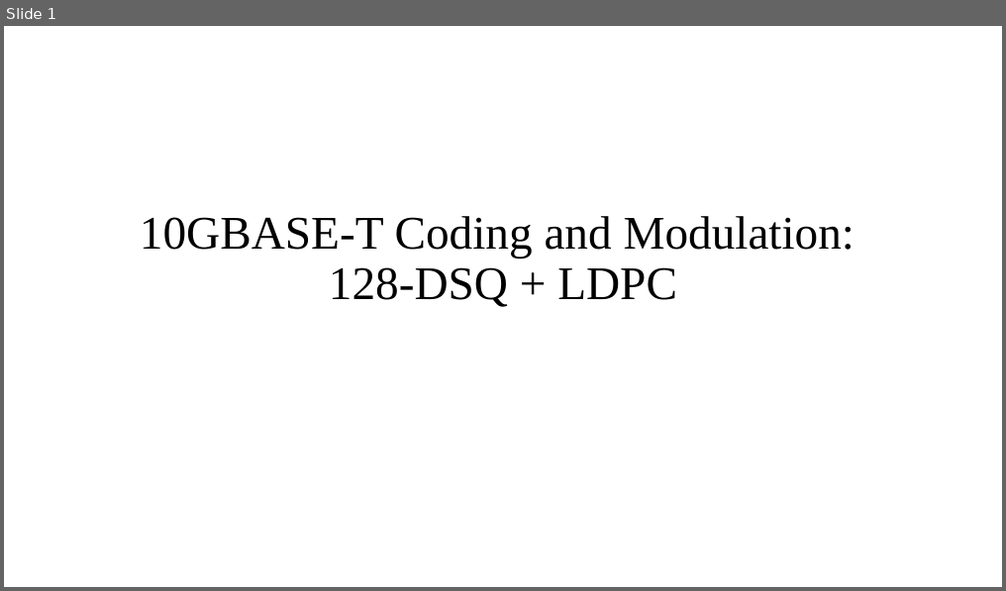
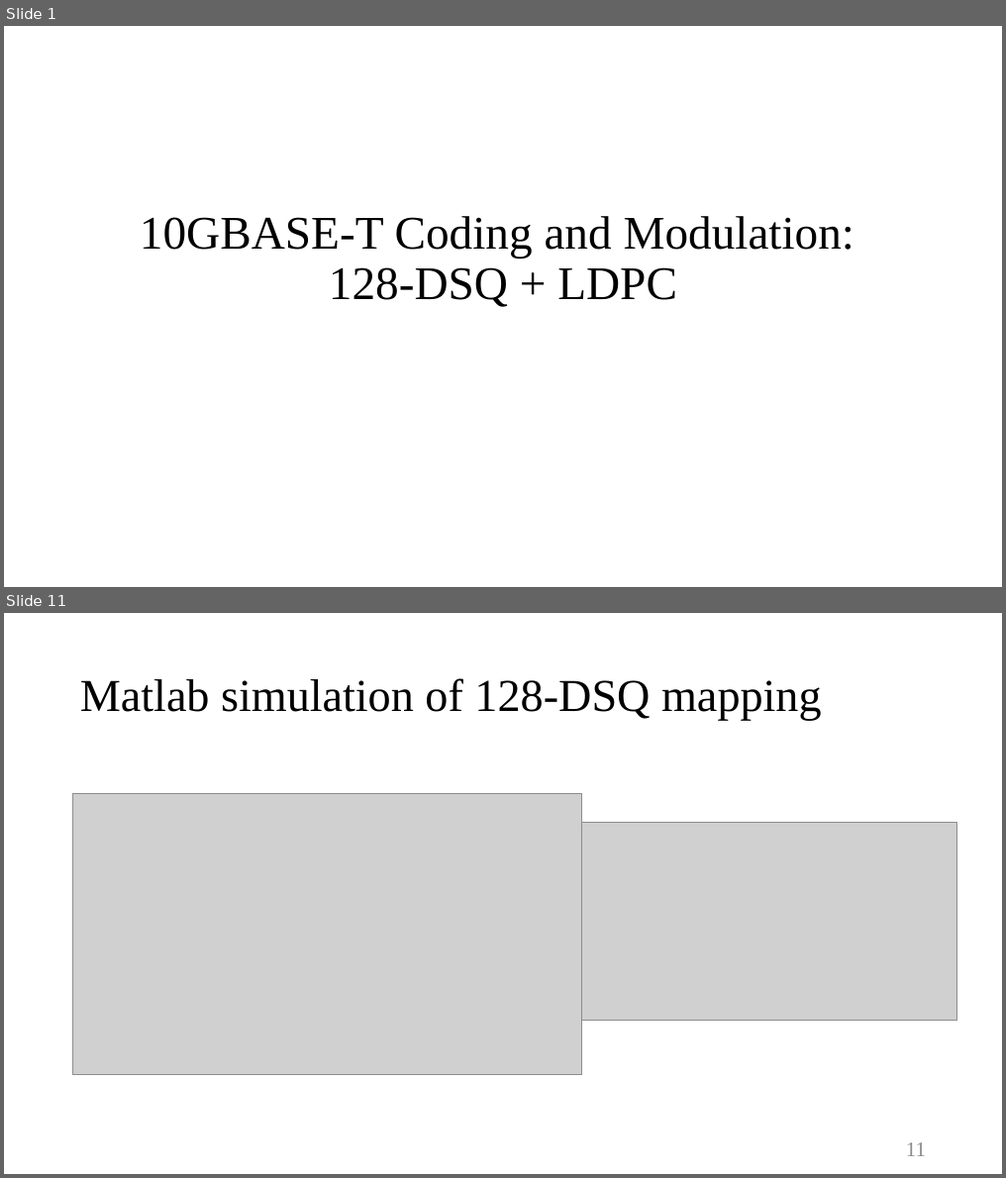
Before and after one commit to Freddy0406/128DSQ, a slide deck: 10GBASE-T Coding and Modulation.pptx. Shown one above the other, each under a label of ours: slide 1 before the commit, slides 1 and 11 after it; the slides between them are not shown. The pictures are 1006x591 and 1006x1178 pixels, drawn with LibreOffice and Linux fonts; fonts in the diff are those of the drawing; grey boxes stand for pictures. Boxes give left, top, right and bottom in pixels: in the first picture for what was removed or moved away, otherwise in the second. Text is boxed around its words. In the diff, an @@ line names an element or a change of style, - is before the commit and + after.

```diff
--- a/10GBASE-T Coding and Modulation.pptx
+++ b/10GBASE-T Coding and Modulation.pptx
@@ slide 11 added at box(4, 613, 1002, 1174), background #FFFFFF @@
@@ title added at box(80, 678, 822, 721), 44 pt, text #000000 @@
+Matlab simulation of 128-DSQ mapping
@@ picture added at box(73, 793, 583, 1075) @@
@@ picture added at box(582, 823, 957, 1021) @@
@@ page number added at box(906, 1143, 926, 1157), 20 pt, text #8C8C8C @@
+11
```
Also in this commit, not shown: 2 slides changed, 13 other slides added, 6 other files.
